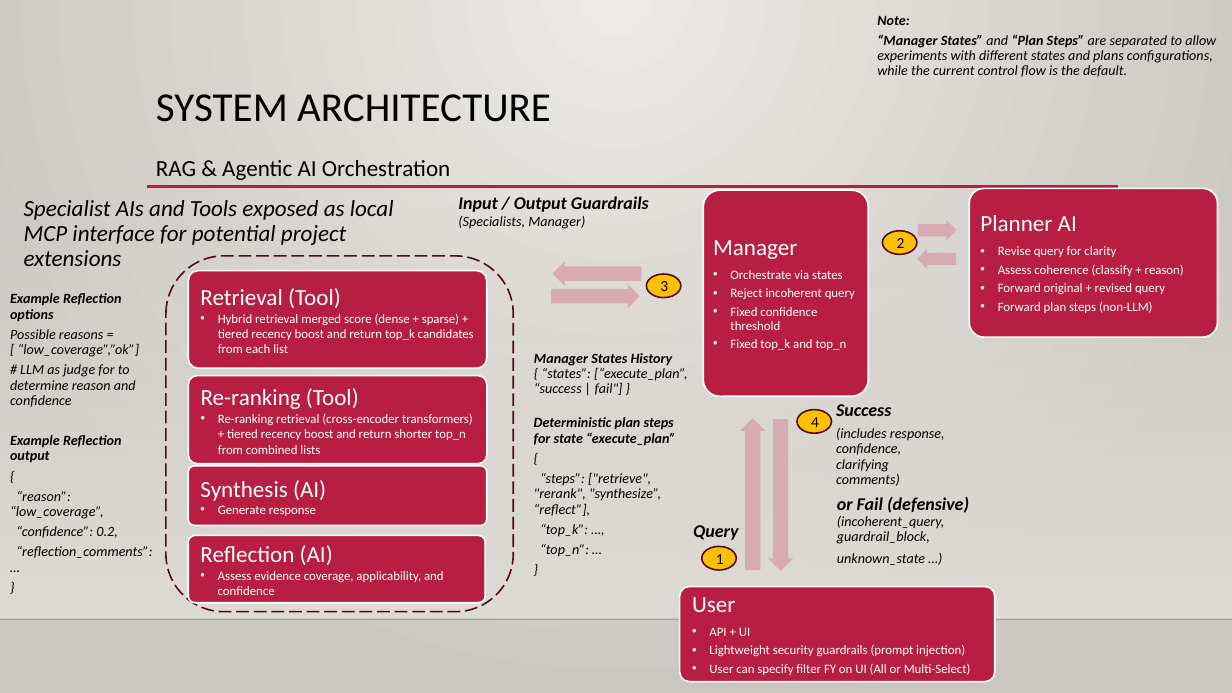
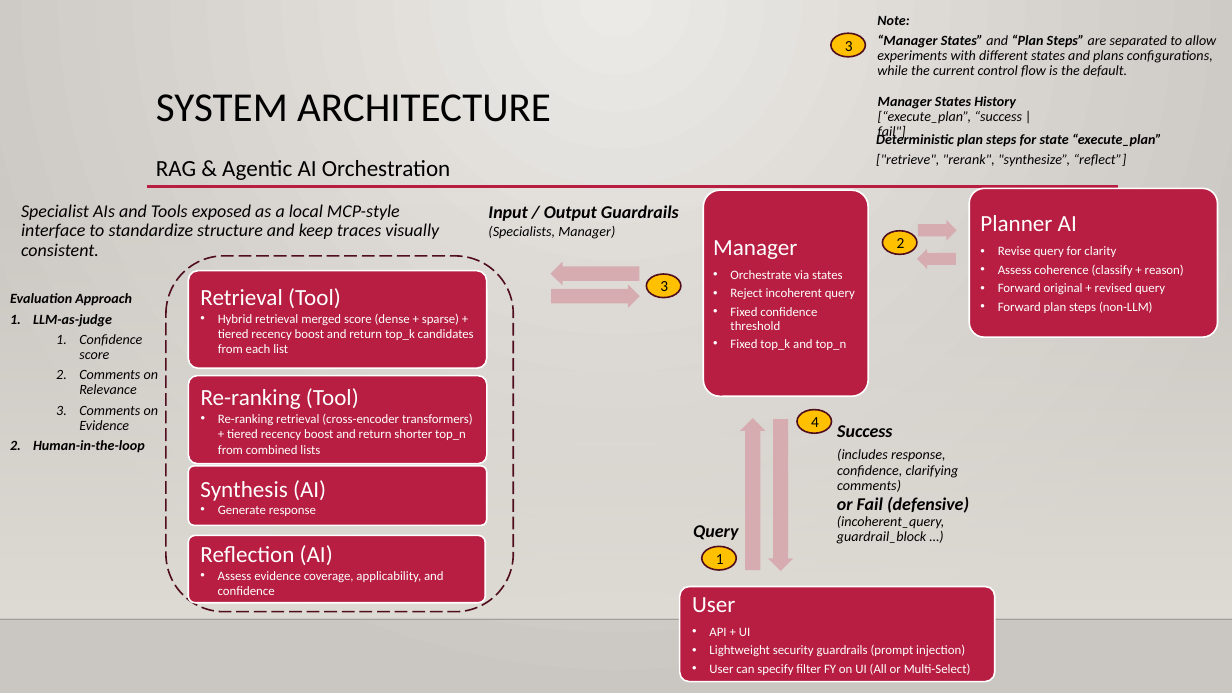
Before and after one commit to Phrey001/dataexpert-ai-capstone-sg-budget-rag, a slide deck: slide 3 of docs/system_architecture.pptx. Drawn at 1232x693 pixels with LibreOffice and Linux fonts; fonts in the diff are those of the drawing; background and template pictures are left out. Boxes give left, top, right and bottom in pixels: in the first picture for what was removed or moved away, otherwise in the second. Text is boxed around its words. In the diff, an @@ line names an element or a change of style, - is before the commit and + after.

```diff
--- a/docs/system_architecture.pptx
+++ b/docs/system_architecture.pptx
@@ ellipse added at [831,33,865,57], fill #FFC000, outline #500D1D 1.25 pt, 12 pt, text #000000 @@
+3
@@ text at [878,96,1022,140]: text changed @@
-Manager States History
-{ “states”: [“execute_plan”, “success | fail"] }
+Manager States History
+[“execute_plan”, “success | fail"]
@@ text "Deterministic plan steps for state ...": place and size @@
-text "Deterministic plan steps for state ..." at [534,417,676,557]
+text "Deterministic plan steps for state ..." at [876,132,1162,167]
@@ text at [876,154,1126,167]: text changed @@
-{
-“steps”: ["retrieve", "rerank", "synthesize”, “reflect”],
-“top_k”: …,
-“top_n”: …
-}
+["retrieve", "rerank", "synthesize”, “reflect”]
@@ text at [21,204,439,256]: text changed; size 18 to 14 pt @@
-Specialist AIs and Tools exposed as local MCP interface for potential project extensions
+Specialist AIs and Tools exposed as a local MCP-style interface to standardize structure and keep traces visually consistent.
@@ text "Input / Output Guardrails (Specialists, ...": place and size @@
-text "Input / Output Guardrails (Specialists, ..." at [458,196,649,229]
+text "Input / Output Guardrails (Specialists, ..." at [488,205,679,239]
@@ text at [10,293,159,453]: text changed @@
-Example Reflection options
-Possible reasons = [ “low_coverage”,”ok”]
-# LLM as judge for to determine reason and confidence
-Example Reflection output
-{
-“reason”: “low_coverage”,
-“confidence”: 0.2,
-“reflection_comments”: …
-}
+Evaluation Approach
+1. LLM-as-judge
+  1. Confidence score
+  2. Comments on Relevance
+  3. Comments on Evidence
+2. Human-in-the-loop
@@ text "Success" rewrapped from [836,404,945,486] to [837,449,959,492] @@
@@ text at [837,497,969,544]: text changed @@
-or Fail (defensive)
-(incoherent_query, guardrail_block,
-unknown_state …)
+or Fail (defensive)
+(incoherent_query, guardrail_block …)
```
Also in this commit, not shown: 1 other slide changed, 28 other files.
